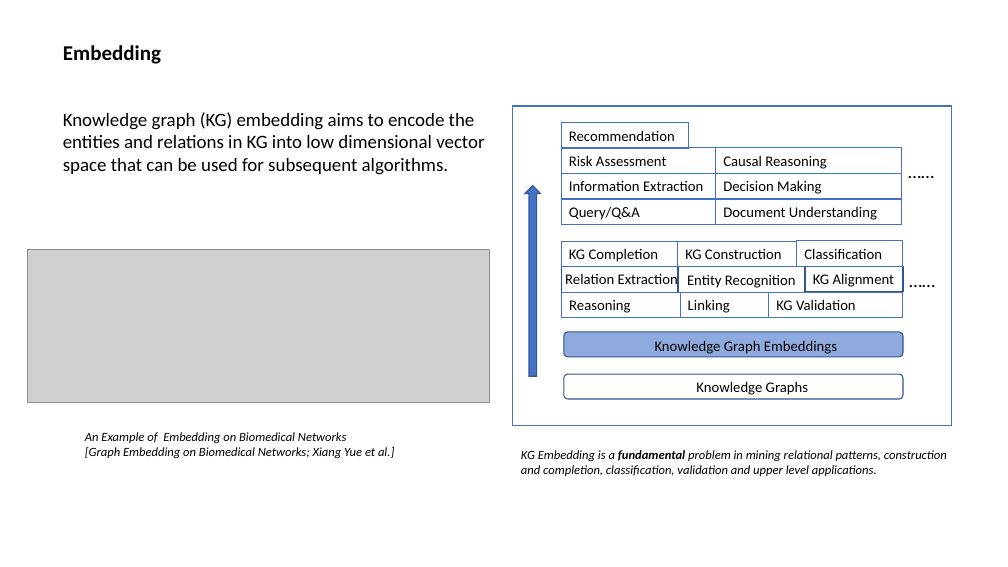
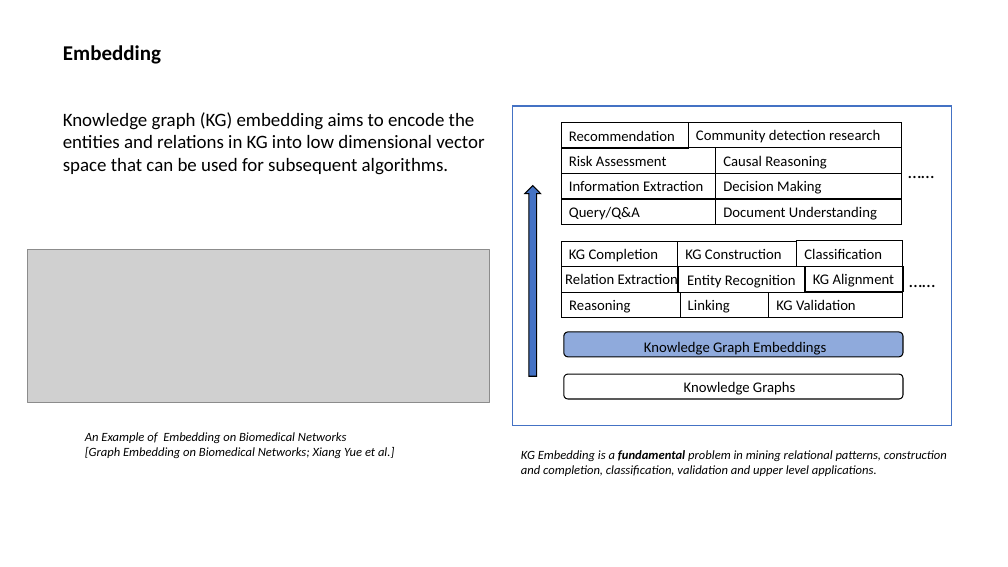
Before and after one commit to sylviawangfr/KGpaper, a slide deck: slide 1 of Presentation2.pptx (slide 2 before the commit). Drawn at 1008x567 pixels with LibreOffice and Linux fonts; fonts in the diff are those of the drawing; grey boxes stand for pictures. Boxes give left, top, right and bottom in pixels: in the first picture for what was removed or moved away, otherwise in the second. Text is boxed around its words. In the diff, an @@ line names an element or a change of style, - is before the commit and + after.

```diff
--- a/Presentation2.pptx
+++ b/Presentation2.pptx
@@ outline #4472C4 0.75 pt to #000000 0.75 pt in 13 elements at <box>562,293,681,318</box>, <box>681,293,769,318</box>, <box>797,241,903,267</box>, <box>562,241,678,267</box>, <box>678,241,797,267</box>, <box>769,293,903,318</box>, <box>562,200,716,225</box>, <box>562,123,689,148</box>, <box>716,200,902,225</box>, <box>562,173,716,199</box>, <box>716,173,902,199</box>, <box>716,148,902,174</box>, <box>562,148,716,174</box> @@
@@ rectangle added at <box>689,123,902,148</box>, outline #000000 0.75 pt, 14 pt, text #000000 @@
+Community detection research
@@ outline #325491 1 pt to #000000 1 pt in 6 elements at <box>678,267,805,293</box>, <box>564,374,904,399</box>, <box>564,332,904,357</box>, <box>562,267,678,293</box>, <box>805,266,903,292</box>, <box>525,186,541,377</box> @@
@@ text "Knowledge Graph Embeddings": place and size @@
-text "Knowledge Graph Embeddings" at <box>655,340,837,354</box>
+text "Knowledge Graph Embeddings" at <box>644,341,826,357</box>
@@ text "Knowledge Graphs": place and size @@
-text "Knowledge Graphs" at <box>696,381,808,395</box>
+text "Knowledge Graphs" at <box>684,381,795,395</box>
```
Also in this commit, not shown: 3 other slides changed, 1 slide added, 2 slides removed.
